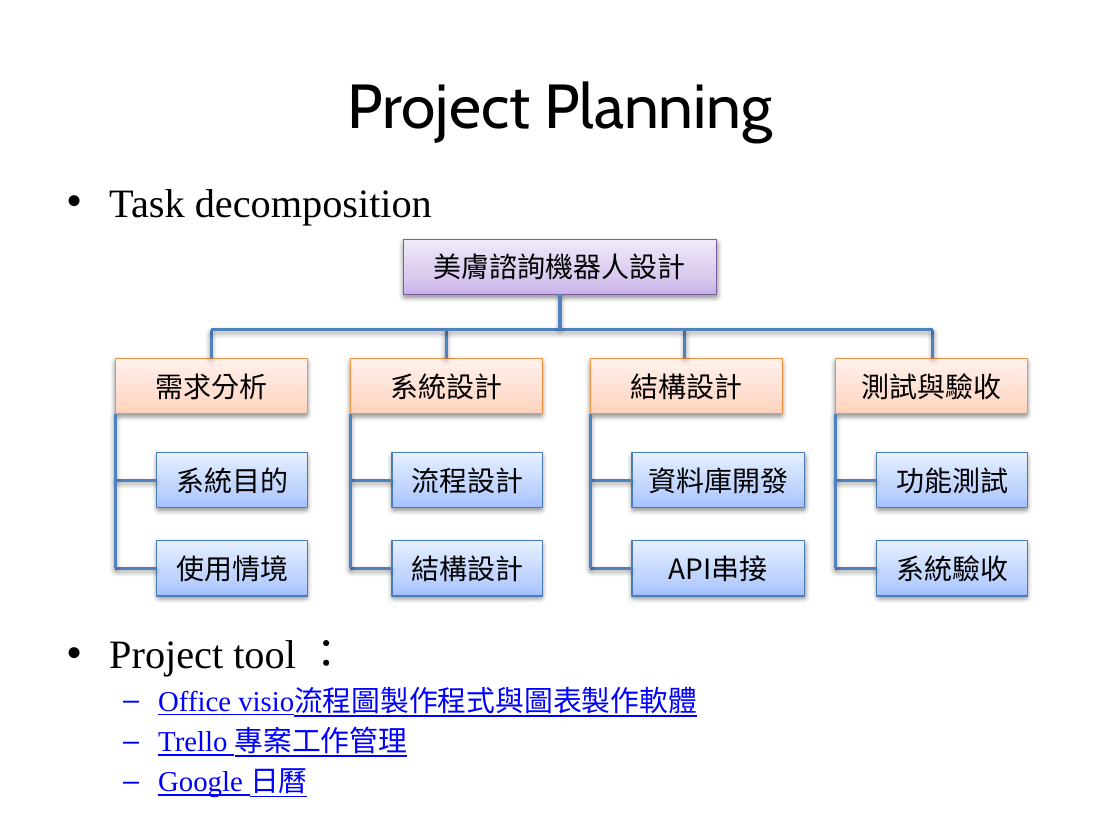
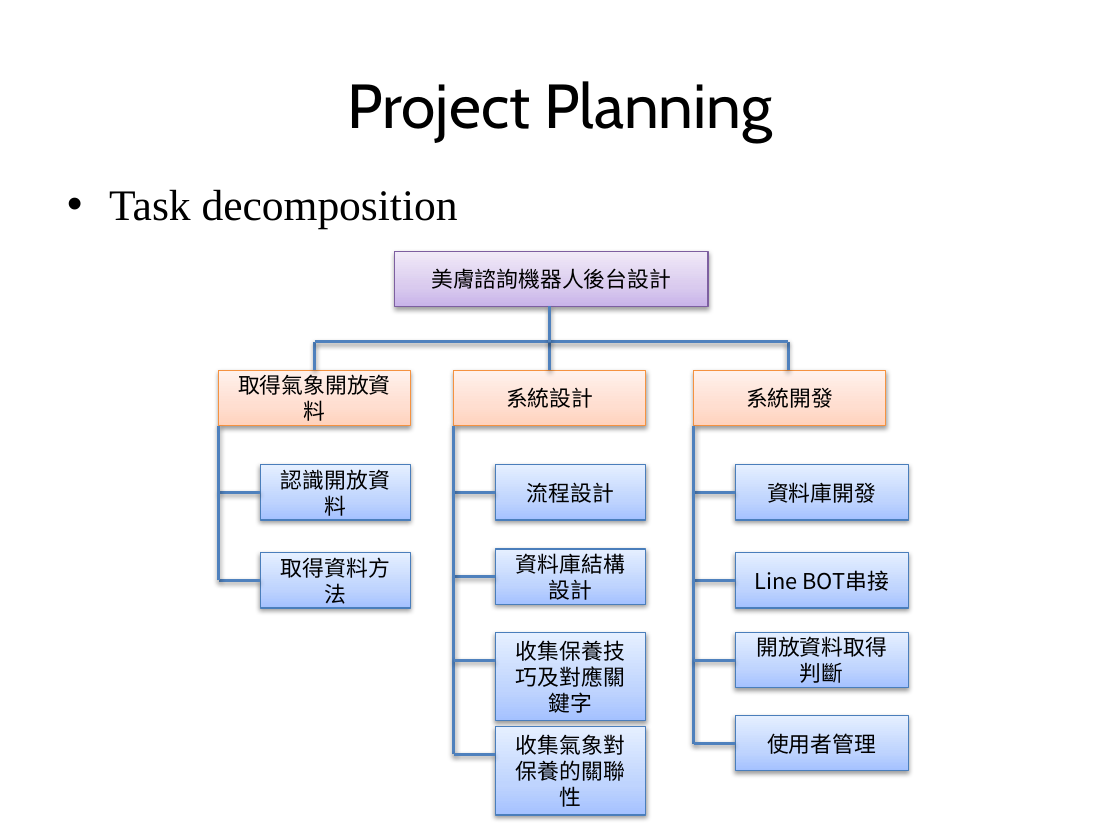
Before and after one commit to poan0627/108_SM_Team4, a slide deck: slide 7 of 軟體品質管理期中專案報告_team4.pptx. Drawn at 1120x840 pixels with LibreOffice and Linux fonts; fonts in the diff are those of the drawing. Boxes give left, top, right and bottom in pixels: in the first picture for what was removed or moved away, otherwise in the second. Text is boxed around its words. In the diff, an @@ line names an element or a change of style, - is before the commit and + after.

```diff
--- a/軟體品質管理期中專案報告_team4.pptx
+++ b/軟體品質管理期中專案報告_team4.pptx
@@ text "Task decomposition" at box(109, 189, 458, 229): size 25.9 to 28 pt @@
@@ rectangle "美膚諮詢機器人後台設計": place and size @@
-rectangle "美膚諮詢機器人後台設計" at box(403, 240, 717, 295)
+rectangle "美膚諮詢機器人後台設計" at box(394, 251, 708, 306)
@@ text in rectangle at box(431, 268, 671, 289): text changed; size 18 to 14 pt @@
-美膚諮詢機器人設計
+美膚諮詢機器人後台設計
@@ line moved from (560, 329) - (560, 295) to (550, 342) - (550, 307) @@
@@ group removed at box(836, 329, 1027, 596): 3 rectangles, 2 lines @@
-測試與驗收
-功能測試
-系統驗收
@@ line moved from (212, 329) - (933, 329) to (315, 342) - (788, 342) @@
@@ text in rectangle at box(238, 371, 391, 426): text changed; size 18 to 14 pt @@
-需求分析
+取得氣象開放資料
@@ text in rectangle at box(746, 387, 833, 408): text changed; size 18 to 14 pt @@
-結構設計
+系統開發
@@ line moved from (351, 569) - (351, 413) to (454, 755) - (454, 426) @@
@@ line moved from (590, 569) - (590, 413) to (693, 744) - (693, 426) @@
@@ 7 lines, 6 rectangles: place and size @@
-7 lines, 6 rectangles at box(115, 329, 804, 569)
+7 lines, 6 rectangles at box(218, 342, 908, 580)
@@ text in rectangle at box(281, 469, 390, 520): text changed; size 18 to 14 pt @@
-系統目的
+認識開放資料
@@ size 18 to 14 pt in 3 elements at box(454, 371, 645, 426), box(495, 465, 645, 520), box(736, 465, 908, 520) @@
@@ text in rectangle at box(281, 557, 390, 608): text changed; size 18 to 14 pt @@
-使用情境
+取得資料方法
@@ text in rectangle at box(516, 553, 625, 600): text changed; size 18 to 14 pt @@
-結構設計
+資料庫結構設計
@@ 3 rectangles, 3 lines: place and size @@
-3 rectangles, 3 lines at box(115, 541, 804, 596)
+3 rectangles, 3 lines at box(218, 549, 908, 608)
@@ text in rectangle at box(754, 570, 889, 591): text changed; size 18 to 14 pt @@
-API串接
+Line BOT串接
@@ text at box(109, 640, 697, 797): paragraphs removed @@
-• Project tool ：
-  – Office visio流程圖製作程式與圖表製作軟體
-  – Trello 專案工作管理
-  – Google 日曆
@@ line moved from (877, 480) - (836, 480) to (495, 661) - (454, 661) @@
@@ line moved from (877, 569) - (836, 569) to (736, 661) - (693, 661) @@
@@ group added at box(454, 633, 908, 815): 4 rectangles, 2 lines @@
+收集保養技巧及對應關鍵字
+開放資料取得判斷
+收集氣象對保養的關聯性
+使用者管理
```
Also in this commit, not shown: 7 other slides changed, 3 other files.
